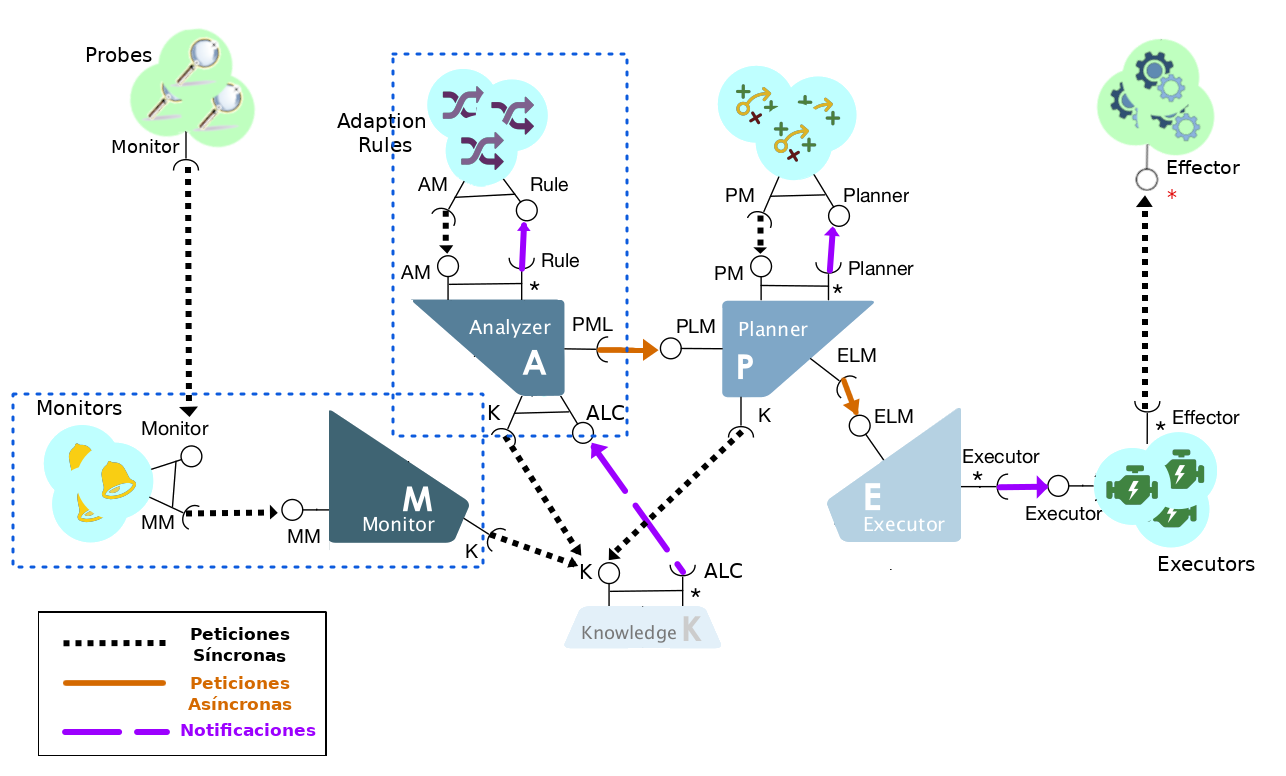
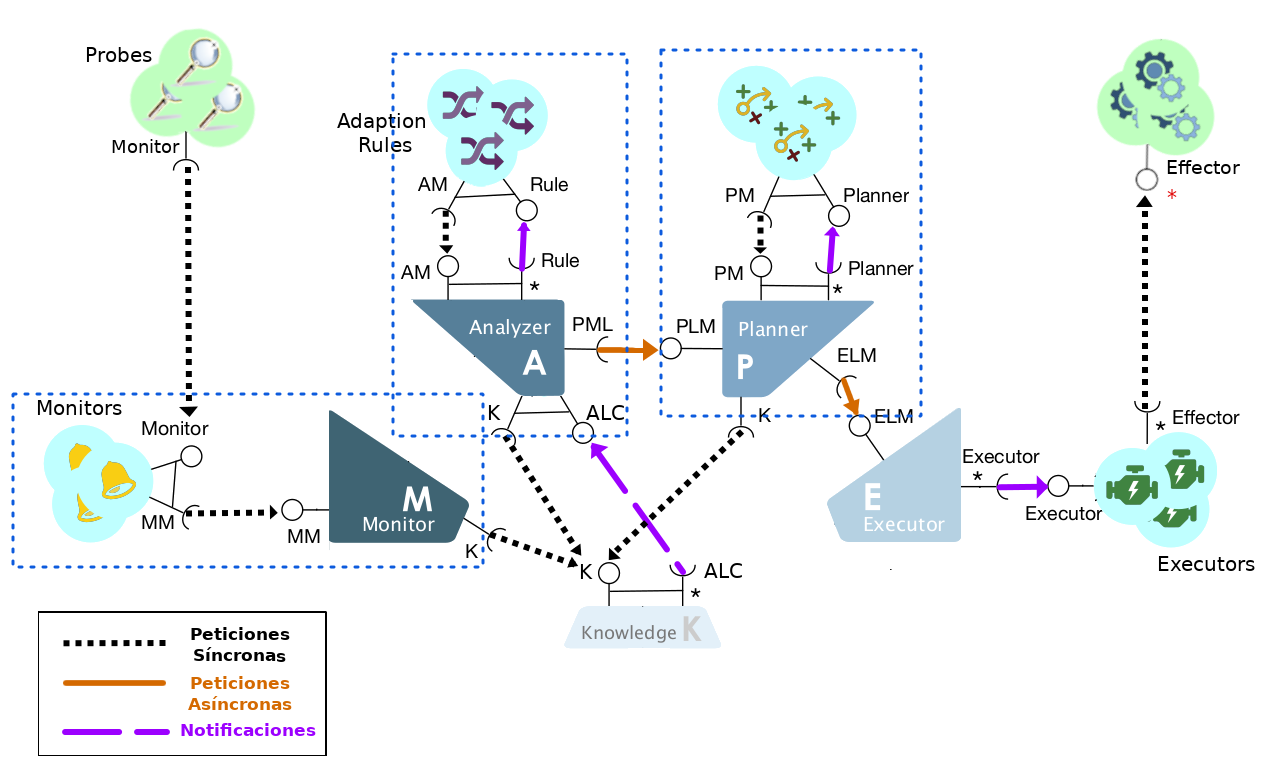
Revision of a layered 1286x776 image; what changed, layer by layer:
showed "Planificación" over box(659, 48, 923, 418)
